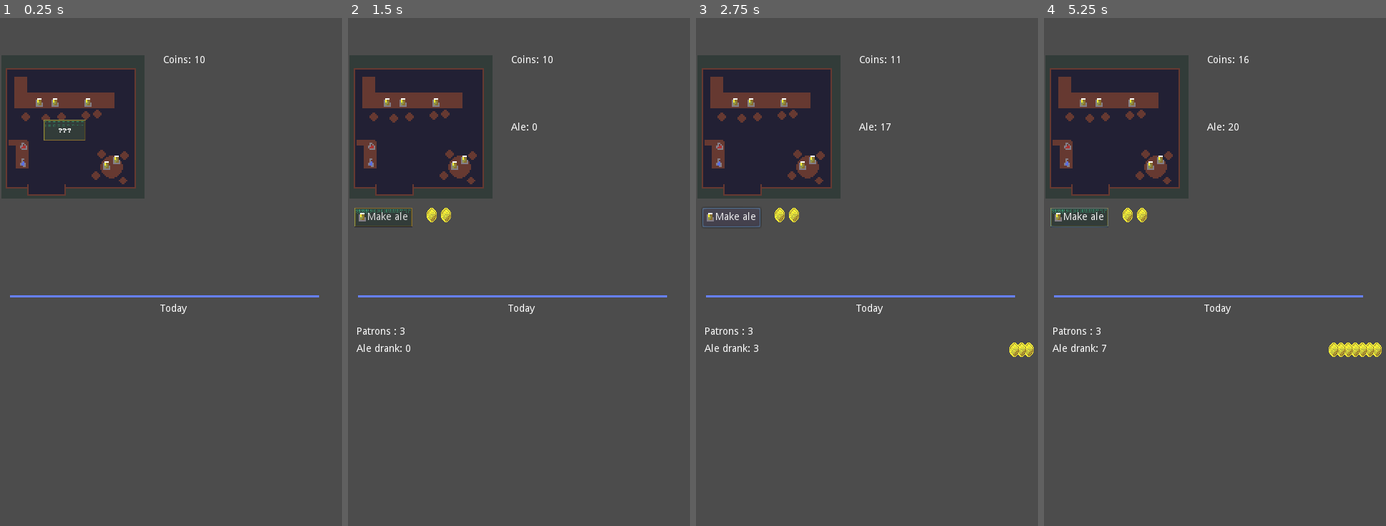
Above: before the commit, frames 1-4 (left to right).
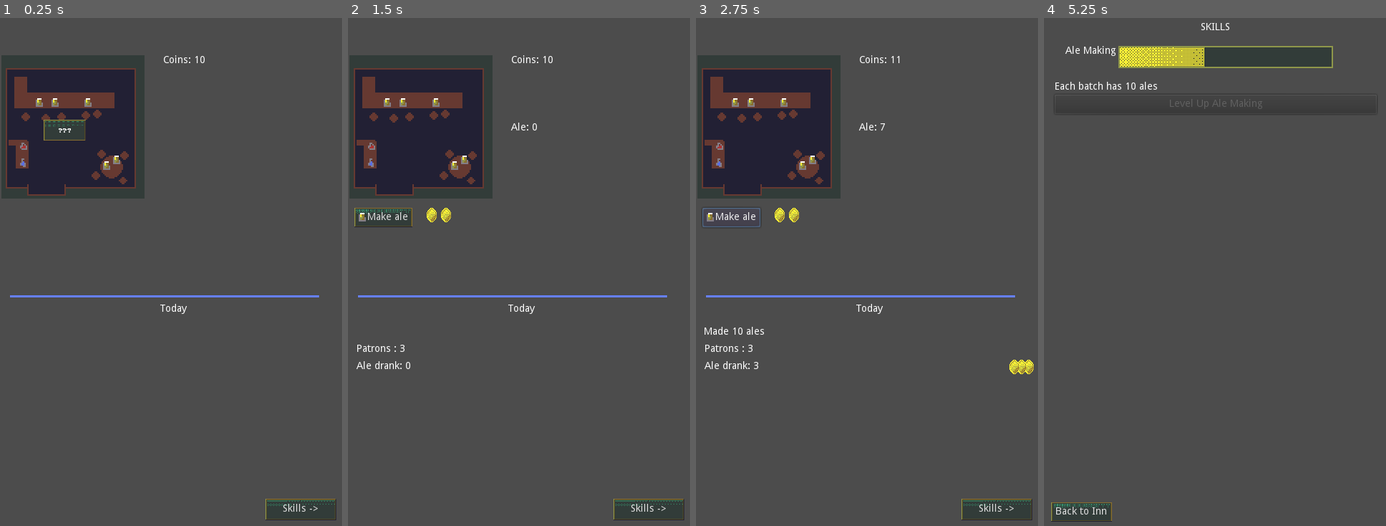
Above: after the commit, the same moments.

Repository: RoxT/InnKeeperUnlimited
Game: Godot game, scene res://Inn.tscn
The game is run twice, just before and just after one commit, with the same random seed, the same clock (stepped at 60 frames per second) and the same inputs.
Inputs (mouse positions are in pixels of both pictures, inside the frame that each line leads up to):
- Up to frame 1 (0.25 s): no input
- Up to frame 2 (1.5 s): click (412, 129) at 0.5 s; click "Next" at 1.25 s
- Up to frame 3 (2.75 s): click "Make ale" at 2 s
- Up to frame 4 (5.25 s): click (1344, 510) at 2.75 s, where only the run after the commit has a clickable "Skills ->"; click (1081, 510) at 3.5 s, where only the run after the commit has a clickable "Back to Inn"; click "Make ale" at 4.25 s; click (1344, 510) at 5 s, where only the run after the commit has a clickable "Skills ->"

The runs differ from the first frame. In frame 1, 0.9% of the frame differs, in the area x 77-99%, y 94-99%; in frame 2, 1.1%; in frame 3, 1.6%; in frame 4, 16%, in the area x 0-99%, y 0-100%.

Commit message:
tried to add skills, broke dialog

Diff:
--- a/project/Inn.gd
+++ b/project/Inn.gd
@@ -1,7 +1,7 @@
 extends Node2D
 
 var coins:int = 10
-var ale := 10
+var ale := 0
 var slimes := 0
 var potions = 0
 var hp := 0
@@ -14,10 +14,15 @@
 var coin:Texture = load("res://textures/coin.png")
 var coin_minus:Texture = load("res://textures/coin_minus.png")
 var slime:Texture = load("res://textures/slime.png")
+onready var made_today := $today/MadeToday
 
 var total_ale := 0.0
 var total_slimes := 0.0
 var total_potions := 0.0
+
+var ale_batch := 10
+
+signal made_ale
 
 # Called when the node enters the scene tree for the first time.
 func _ready():
@@ -110,7 +115,9 @@
 
 func _on_ale_pressed():
 	coins -= 2
-	ale += 10
+	ale += ale_batch
+	emit_signal("made_ale")
+	made_today.text = "Made " + str(ale_batch) + " ales"
 	pass_time()
 
 
@@ -118,6 +125,7 @@
 	coins -= 1
 	slimes -= 2
 	potions += 10
+	made_today.text = "Made 10 potions"
 	pass_time()
 
 
@@ -126,4 +134,5 @@
 		hp =max_hp + 2
 	else:
 		hp = max_hp + 1
+	made_today.text = "Rested"
 	pass_time()
--- a/project/Inn.tscn
+++ b/project/Inn.tscn
@@ -75,6 +75,17 @@
 text = "Rest"
 icon = ExtResource( 7 )
 
+[node name="SkillsBtn" type="Button" parent="Inn/buttons"]
+anchor_left = 1.0
+anchor_top = 1.0
+anchor_right = 1.0
+anchor_bottom = 1.0
+margin_left = -109.0
+margin_top = -40.0
+margin_right = -10.0
+margin_bottom = -10.0
+text = "Skills ->"
+
 [node name="stock" type="CanvasLayer" parent="Inn"]
 
 [node name="coins" type="Label" parent="Inn/stock"]
@@ -120,16 +131,16 @@
 
 [node name="Patrons" type="Label" parent="Inn/today"]
 margin_left = 12.0
-margin_top = 440.0
+margin_top = 464.0
 margin_right = 80.0
-margin_bottom = 454.0
+margin_bottom = 478.0
 text = "Patrons : 3"
 
 [node name="Ale" type="Label" parent="Inn/today"]
 margin_left = 12.0
-margin_top = 464.0
+margin_top = 488.0
 margin_right = 88.0
-margin_bottom = 478.0
+margin_bottom = 502.0
 text = "Ale drank: 0"
 
 [node name="Pos" type="Position2D" parent="Inn/today/Ale"]
@@ -137,9 +148,9 @@
 
 [node name="Potions" type="Label" parent="Inn/today"]
 margin_left = 10.0
-margin_top = 488.0
+margin_top = 512.0
 margin_right = 122.0
-margin_bottom = 502.0
+margin_bottom = 526.0
 text = "Potions bought: 0"
 
 [node name="Pos" type="Position2D" parent="Inn/today/Potions"]
@@ -147,9 +158,9 @@
 
 [node name="Slimes" type="Label" parent="Inn/today"]
 margin_left = 9.0
-margin_top = 512.0
+margin_top = 536.0
 margin_right = 137.0
-margin_bottom = 526.0
+margin_bottom = 550.0
 text = "Slimes brought in: 0"
 
 [node name="Pos_Coins" type="Position2D" parent="Inn/today/Slimes"]
@@ -165,6 +176,12 @@
 margin_bottom = 422.0
 text = "Today"
 
+[node name="MadeToday" type="Label" parent="Inn/today"]
+margin_left = 11.0
+margin_top = 440.0
+margin_right = 89.0
+margin_bottom = 454.0
+
 [node name="DialogBtn" type="TextureButton" parent="Inn"]
 margin_left = 61.0
 margin_top = 151.0
@@ -177,4 +194,5 @@
 [connection signal="pressed" from="Inn/buttons/ale" to="Inn" method="_on_ale_pressed"]
 [connection signal="pressed" from="Inn/buttons/potion" to="Inn" method="_on_potion_pressed"]
 [connection signal="pressed" from="Inn/buttons/rest" to="Inn" method="_on_rest_pressed"]
+[connection signal="pressed" from="Inn/buttons/SkillsBtn" to="." method="_on_SkillsBtn_pressed"]
 [connection signal="pressed" from="Inn/DialogBtn" to="." method="_on_DialogBtn_pressed"]
--- /dev/null
+++ b/project/Skills.tscn
@@ -0,0 +1,79 @@
+[gd_scene load_steps=5 format=2]
+
+[ext_resource path="res://resources/another.tres" type="Theme" id=1]
+[ext_resource path="res://textures/progress_fg.png" type="Texture" id=2]
+[ext_resource path="res://textures/progress_bg.png" type="Texture" id=3]
+[ext_resource path="res://scripts/Skills.gd" type="Script" id=4]
+
+[node name="Skills" type="Control"]
+anchor_right = 1.0
+anchor_bottom = 1.0
+script = ExtResource( 4 )
+
+[node name="MarginContainer" type="MarginContainer" parent="."]
+anchor_right = 1.0
+anchor_bottom = 1.0
+
+[node name="HBoxContainer" type="VBoxContainer" parent="MarginContainer"]
+margin_left = 15.0
+margin_top = 15.0
+margin_right = 465.0
+margin_bottom = 705.0
+
+[node name="Label" type="Label" parent="MarginContainer/HBoxContainer"]
+margin_right = 450.0
+margin_bottom = 14.0
+text = "SKILLS"
+align = 1
+
+[node name="MarginContainer" type="MarginContainer" parent="MarginContainer/HBoxContainer"]
+margin_top = 18.0
+margin_right = 450.0
+margin_bottom = 79.0
+
+[node name="VBoxContainer" type="HBoxContainer" parent="MarginContainer/HBoxContainer/MarginContainer"]
+margin_left = 15.0
+margin_top = 15.0
+margin_right = 435.0
+margin_bottom = 46.0
+
+[node name="Label" type="Label" parent="MarginContainer/HBoxContainer/MarginContainer/VBoxContainer"]
+margin_right = 70.0
+margin_bottom = 31.0
+rect_min_size = Vector2( 0, 31 )
+text = "Ale Making
+"
+valign = 1
+
+[node name="TextureProgress" type="TextureProgress" parent="MarginContainer/HBoxContainer/MarginContainer/VBoxContainer"]
+margin_left = 74.0
+margin_right = 374.0
+margin_bottom = 31.0
+theme = ExtResource( 1 )
+value = 50.0
+texture_under = ExtResource( 3 )
+texture_progress = ExtResource( 2 )
+
+[node name="BatchSize" type="Label" parent="MarginContainer/HBoxContainer"]
+margin_top = 83.0
+margin_right = 450.0
+margin_bottom = 97.0
+text = "Each batch has 10 ales"
+
+[node name="LevelUp" type="Button" parent="MarginContainer/HBoxContainer"]
+margin_top = 101.0
+margin_right = 450.0
+margin_bottom = 128.0
+text = "Level Up Ale Making"
+
+[node name="BackToInn" type="Button" parent="."]
+anchor_top = 1.0
+anchor_bottom = 1.0
+margin_left = 10.0
+margin_top = -35.0
+margin_right = 95.0447
+margin_bottom = -10.0
+text = "Back to Inn"
+
+[connection signal="pressed" from="MarginContainer/HBoxContainer/LevelUp" to="." method="_on_LevelUp_pressed"]
+[connection signal="pressed" from="BackToInn" to="." method="_on_BackToInn_pressed"]
--- a/project/project.godot
+++ b/project/project.godot
@@ -39,5 +39,4 @@
 
 quality/driver/driver_name="GLES2"
 vram_compression/import_etc=true
-vram_compression/import_etc2=false
 environment/default_environment="res://default_env.tres"
--- /dev/null
+++ b/project/resources/another.tres
@@ -0,0 +1,16 @@
+[gd_resource type="Theme" load_steps=3 format=2]
+
+[ext_resource path="res://textures/border.png" type="Texture" id=1]
+
+[sub_resource type="StyleBoxTexture" id=1]
+texture = ExtResource( 1 )
+region_rect = Rect2( 0, 0, 16, 16 )
+margin_left = 5.0
+margin_right = 5.0
+margin_top = 5.0
+margin_bottom = 5.0
+axis_stretch_horizontal = 1
+axis_stretch_vertical = 1
+
+[resource]
+ProgressBar/styles/bg = SubResource( 1 )
--- a/project/scripts/SceneController.gd
+++ b/project/scripts/SceneController.gd
@@ -1,17 +1,26 @@
 extends Node
 
-onready var DialogScene = preload("res://DialogScene.tscn")
 onready var inn := $Inn
-onready var dialog:Node = DialogScene.instance()
+onready var dialog:Node =  preload("res://DialogScene.tscn").instance()
+onready var skills: = preload("res://Skills.tscn").instance()
 
 # Called when the node enters the scene tree for the first time.
 func _ready() -> void:
-	pass # Replace with function body.
+	dialog.connect("dialog_finished", self, "on_dialog_finished")
+	skills.connect("back_to_inn", self, "_on_back_to_inn")
+	inn.connect("made_ale", self, "_on_made_ale")
 
+func _on_made_ale():
+	skills.ale_making._skill_up()
 
-# Called every frame. 'delta' is the elapsed time since the previous frame.
-#func _process(delta: float) -> void:
-#	pass
+func _on_back_to_inn():
+	remove_child(skills)
+	inn.ale_batch = skills.ale_making.level + 10
+	add_child(inn)
+
+func _on_SkillsBtn_pressed():
+	remove_child(inn)
+	add_child(skills)
 
 func on_dialog_finished():
 	remove_child(dialog)
@@ -24,6 +33,5 @@
 		inn.get_node("buttons/ale").disabled = true
 	inn.get_node("DialogBtn").visible = false
 	remove_child(inn)
-	dialog = DialogScene.instance()
 	add_child(dialog)
-	dialog.connect("dialog_finished", self, "on_dialog_finished")
+	dialog.request_ready()
--- /dev/null
+++ b/project/scripts/Skills.gd
@@ -0,0 +1,50 @@
+extends Control
+
+onready var batch_size := $MarginContainer/HBoxContainer/BatchSize
+const BATCH := "Each batch has %s ales"
+
+signal back_to_inn
+
+class Skill:
+	var level := 0
+	var next := 5
+	var ex := 0
+
+	func _skill_up() -> bool:
+		ex += 1
+		return is_ready()
+
+	func is_ready()->bool:
+		if ex >= next:
+			return true
+		else: return false
+
+	func level_up():
+		level += 1
+		ex = ex - next
+		next += 1
+
+
+var ale_making := Skill.new()
+
+# Called when the node enters the scene tree for the first time.
+func _ready() -> void:
+	refresh()
+
+func _enter_tree() -> void:
+	if batch_size == null : return
+	refresh()
+
+func _on_BackToInn_pressed() -> void:
+	emit_signal("back_to_inn")
+
+
+func _on_LevelUp_pressed() -> void:
+	ale_making.level_up()
+	refresh()
+
+func refresh():
+	$MarginContainer/HBoxContainer/LevelUp.disabled = !ale_making.is_ready()
+	$MarginContainer/HBoxContainer/MarginContainer/VBoxContainer/TextureProgress.max_value = ale_making.next
+	$MarginContainer/HBoxContainer/MarginContainer/VBoxContainer/TextureProgress.value = ale_making.ex
+	batch_size.text = BATCH % (ale_making.level + 10)
Binary file added: project/textures/border.png
Not shown, added: project/textures/border.png.import
Binary file added: project/textures/progress_bg.png
Not shown, added: project/textures/progress_bg.png.import
Binary file added: project/textures/progress_fg.png
Not shown, added: project/textures/progress_fg.png.import
Not shown, changed: index.html
Not shown, changed: index.pck
Not shown, added: mongoose-free-6.5.exe
